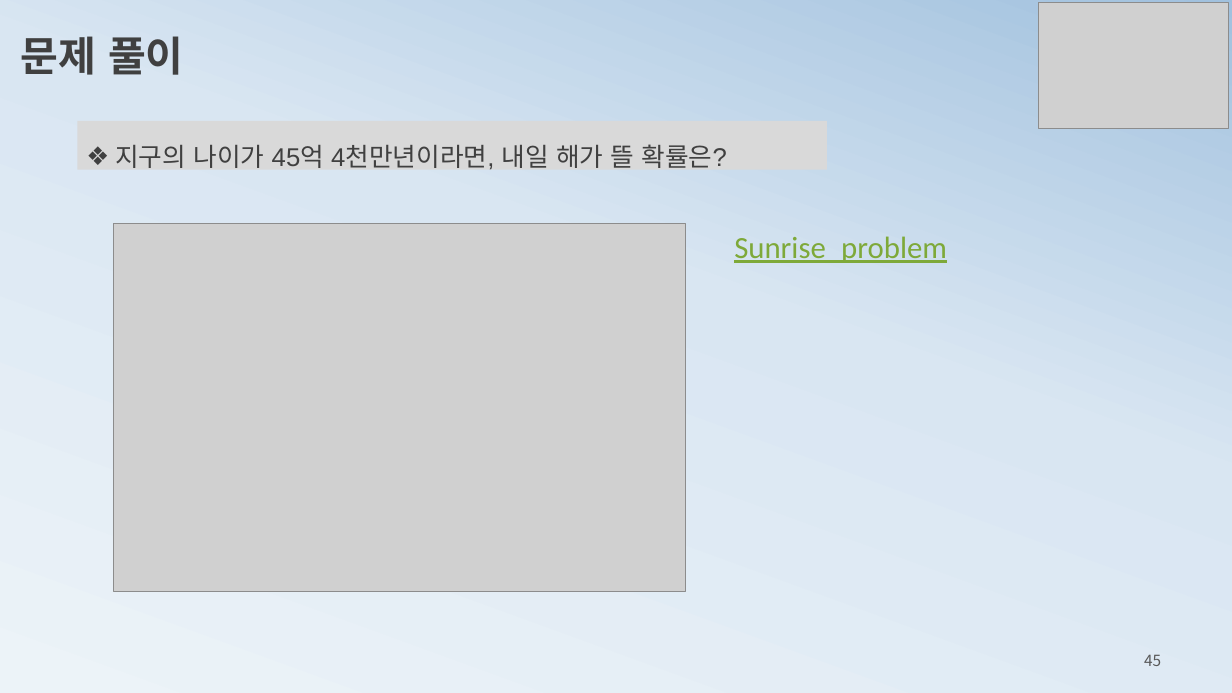
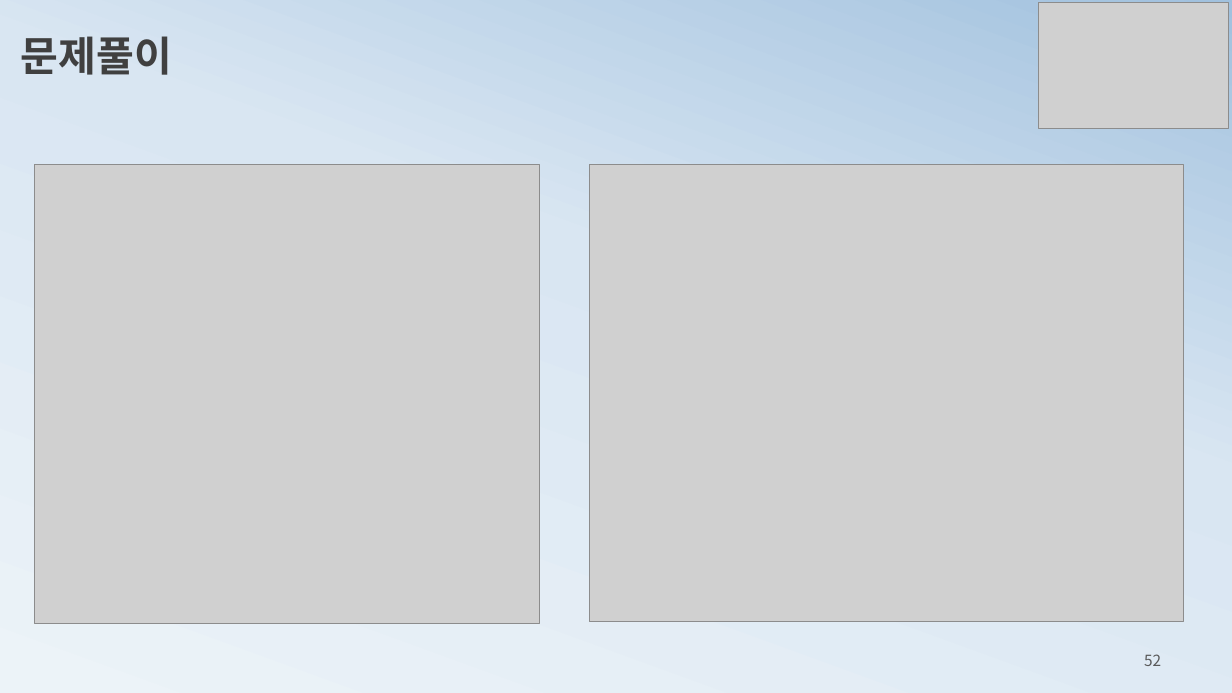
Before and after one commit to ancestor9/mathematics-for-machine-learning, a slide deck: slide 52 of 3_probability theory for machine learning.pptx (slide 45 before the commit). Drawn at 1232x693 pixels with LibreOffice and Linux fonts; fonts in the diff are those of the drawing; grey boxes stand for pictures. Boxes give left, top, right and bottom in pixels: in the first picture for what was removed or moved away, otherwise in the second. Text is boxed around its words. In the diff, an @@ line names an element or a change of style, - is before the commit and + after.

```diff
--- a/3_probability theory for machine learning.pptx
+++ b/3_probability theory for machine learning.pptx
@@ text at [21,36,172,75]: spaces changed @@
-문제 풀이
+문제풀이
@@ rectangle removed at [78,121,827,170] @@
-❖ 지구의 나이가 45억 4천만년이라면, 내일 해가 뜰 확률은?
@@ picture: place and size @@
-picture at [114,224,685,592]
+picture at [34,165,539,624]
@@ picture added at [589,165,1183,622] @@
@@ text removed at [734,236,947,263] @@
-Sunrise_problem
@@ page number at [1144,654,1161,666]: text changed @@
-45
+52
```
Also in this commit, not shown: 3 other slides changed, 1 slide added.
